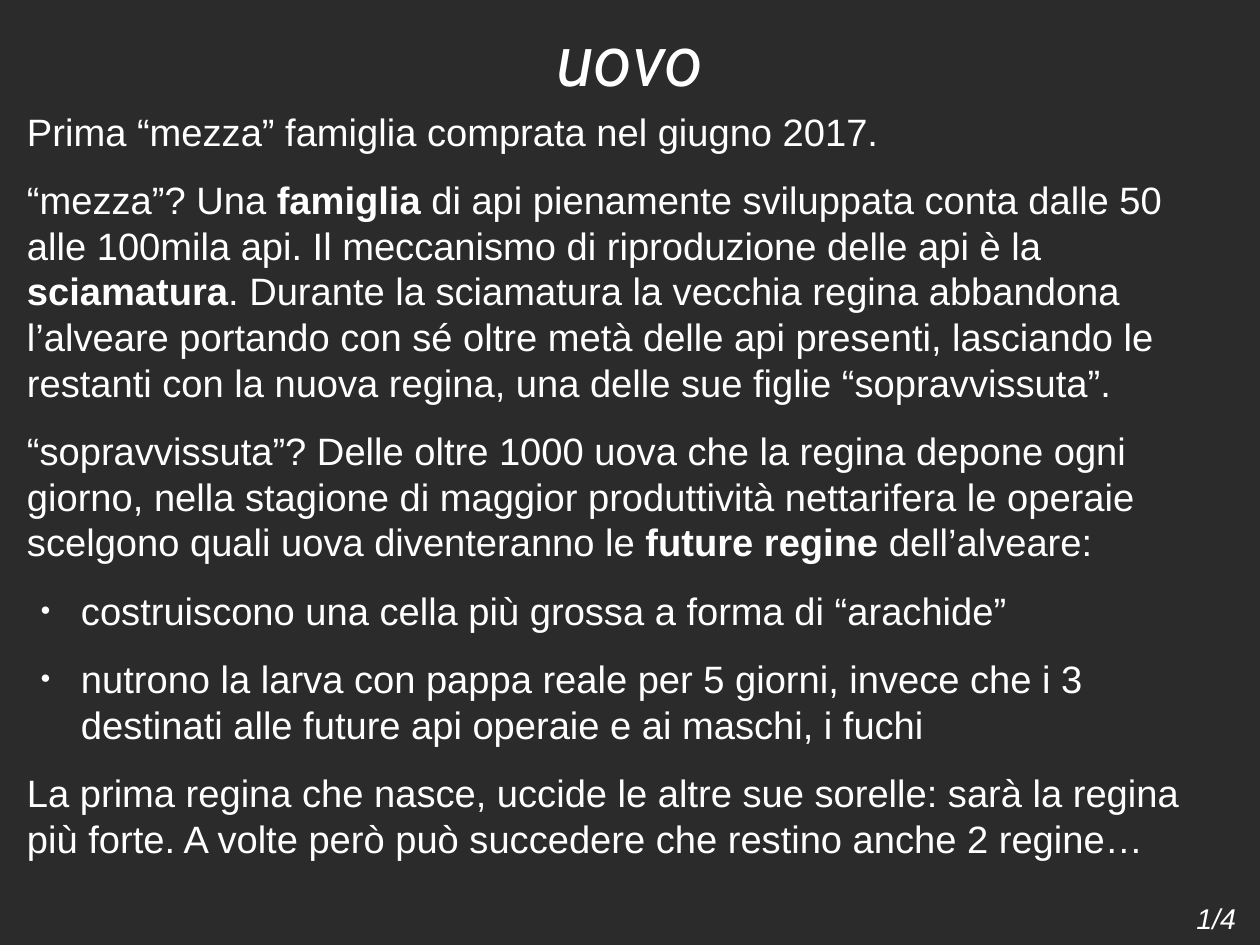
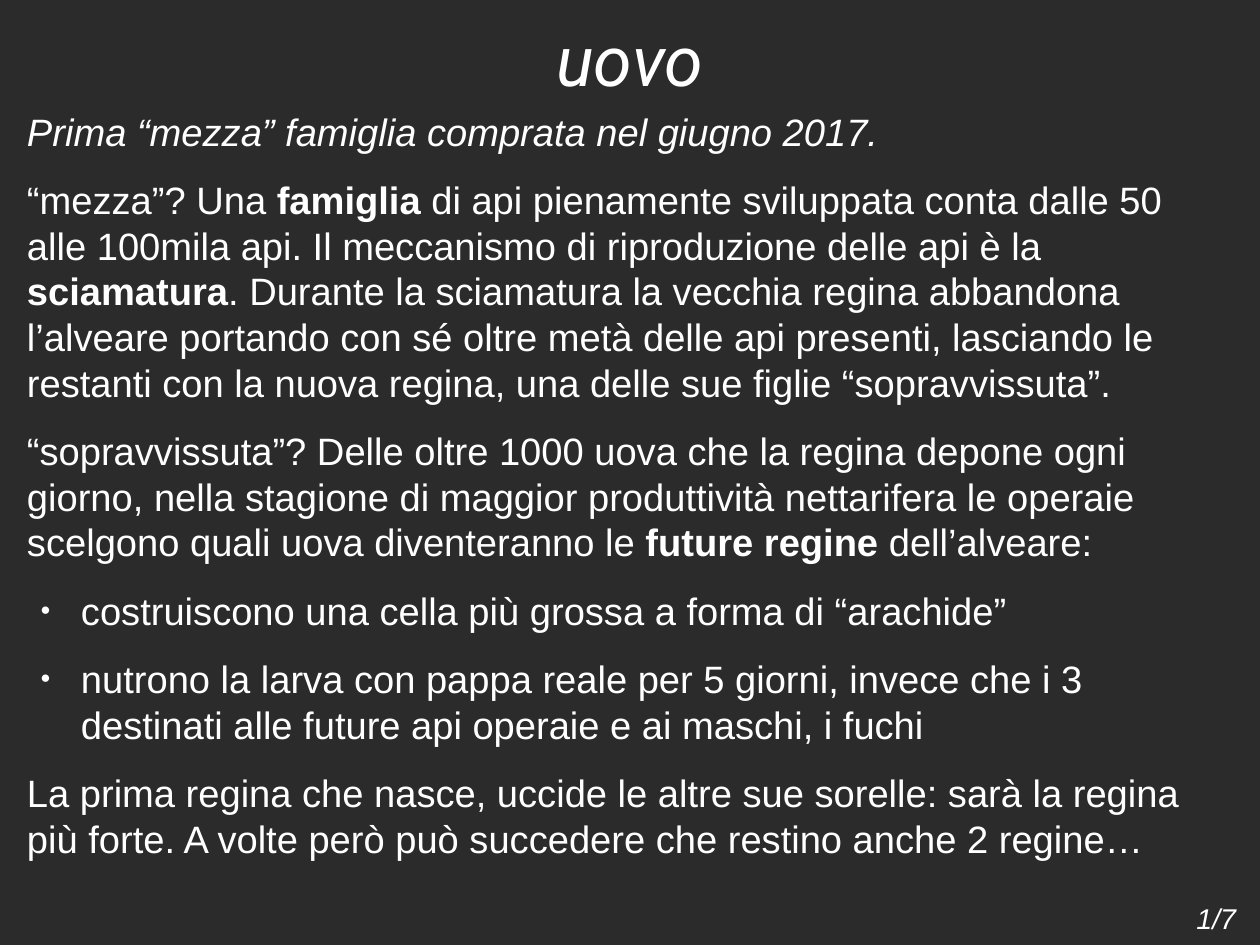
Before and after one commit to armagaet/scritti, a slide deck: slide 1 of giardino_api-slides_introduzione_progetto/giardino_api-presentazione.odp. Drawn at 1260x945 pixels with LibreOffice and Linux fonts; fonts in the diff are those of the drawing; background and template pictures are left out; a plain dark background stands for a picture behind light text. Boxes give left, top, right and bottom in pixels: in the first picture for what was removed or moved away, otherwise in the second. Text is boxed around its words. In the diff, an @@ line names an element or a change of style, - is before the commit and + after.

```diff
--- a/giardino_api-slides_introduzione_progetto/giardino_api-presentazione.odp
+++ b/giardino_api-slides_introduzione_progetto/giardino_api-presentazione.odp
@@ text at (27, 118, 878, 154): italic on in "Prima “mezza” famiglia comprata nel giugno 2017." @@
@@ page number at (1196, 908, 1236, 930): text changed @@
-1/4
+1/7
```
Also in this commit, not shown: 2 other slides changed, 3 slides added.
